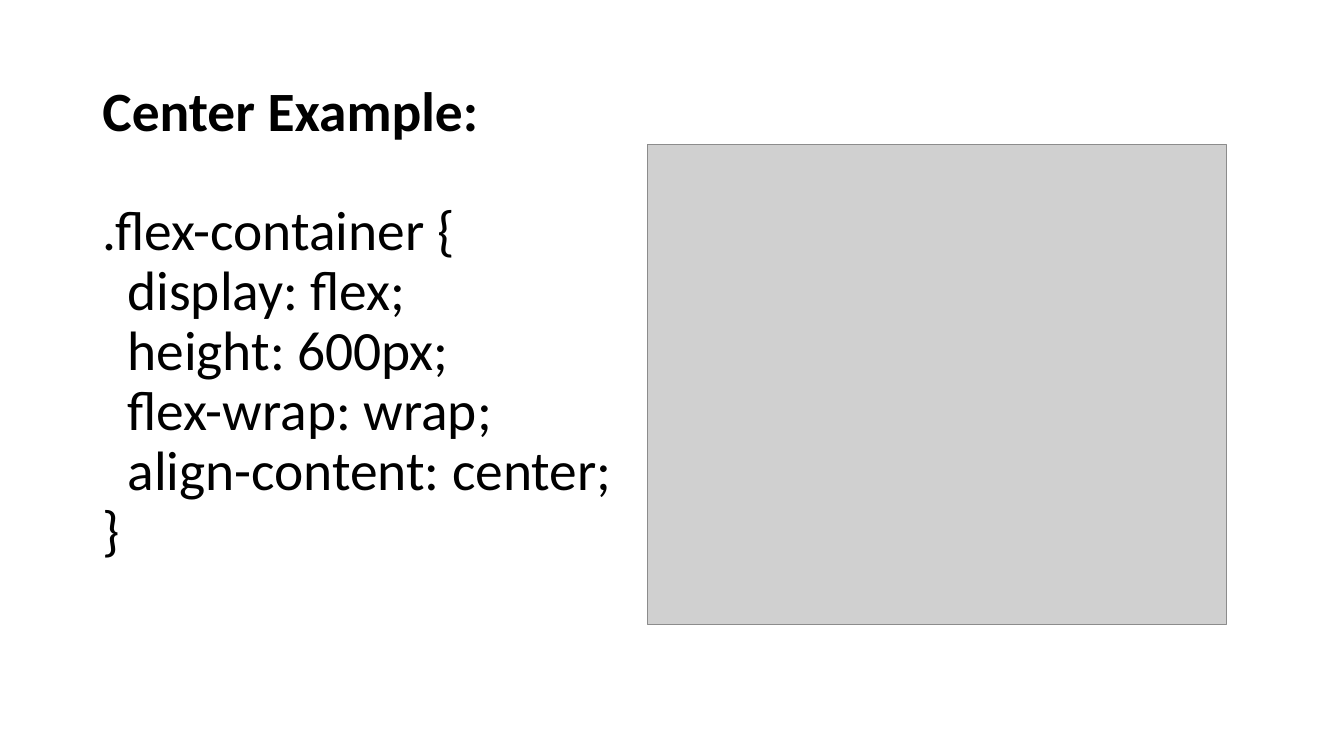
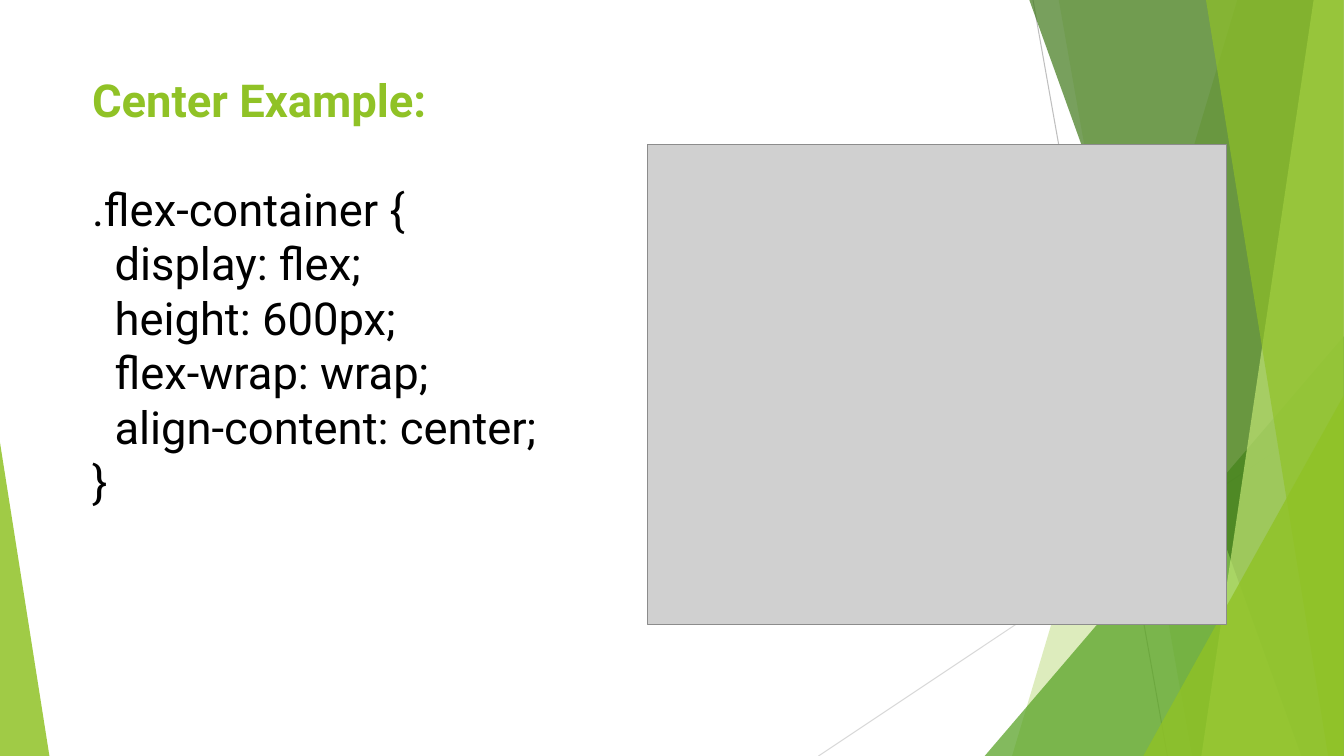
Before and after one commit to joeSuchan/flexboxProject, a slide deck: slide 18 of FlexBox 1D.pptx (slide 17 before the commit). Drawn at 1344x756 pixels with LibreOffice and Linux fonts; fonts in the diff are those of the drawing; grey boxes stand for pictures. Boxes give left, top, right and bottom in pixels: in the first picture for what was removed or moved away, otherwise in the second. Text is boxed around its words. In the diff, an @@ line names an element or a change of style, - is before the commit and + after.

```diff
--- a/FlexBox 1D.pptx
+++ b/FlexBox 1D.pptx
@@ title "Center Example: .flex-container { display: ...": place and size @@
-title "Center Example: .flex-container { display: ..." at [102, 92, 611, 500]
+title "Center Example: .flex-container { display: ..." at [92, 83, 537, 454]
@@ title "Center Example: .flex-container { display: ..." at [92, 83, 537, 454]: size 39.6 to 32.4 pt, font Calibri to Roboto; text colour #000000 to #90C226 in "Center Example:"; line spacing 0.9 to 1; vertical alignment middle to top @@
@@ group added at [0, 0, 1344, 756]: 5 freeform shapes, 3 triangles, 2 lines @@
```
Also in this commit, not shown: 26 other slides changed, 2 slides added.
